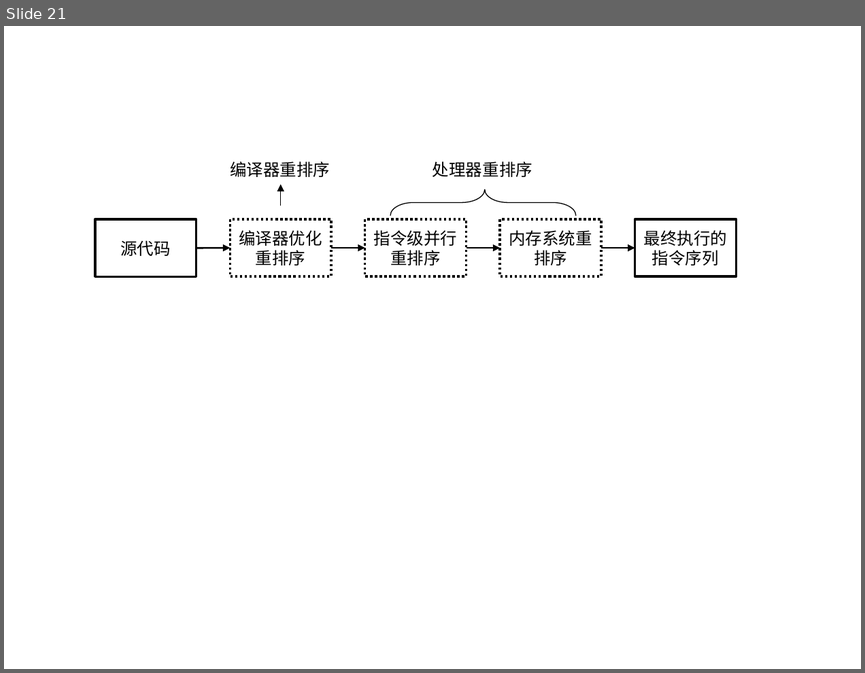
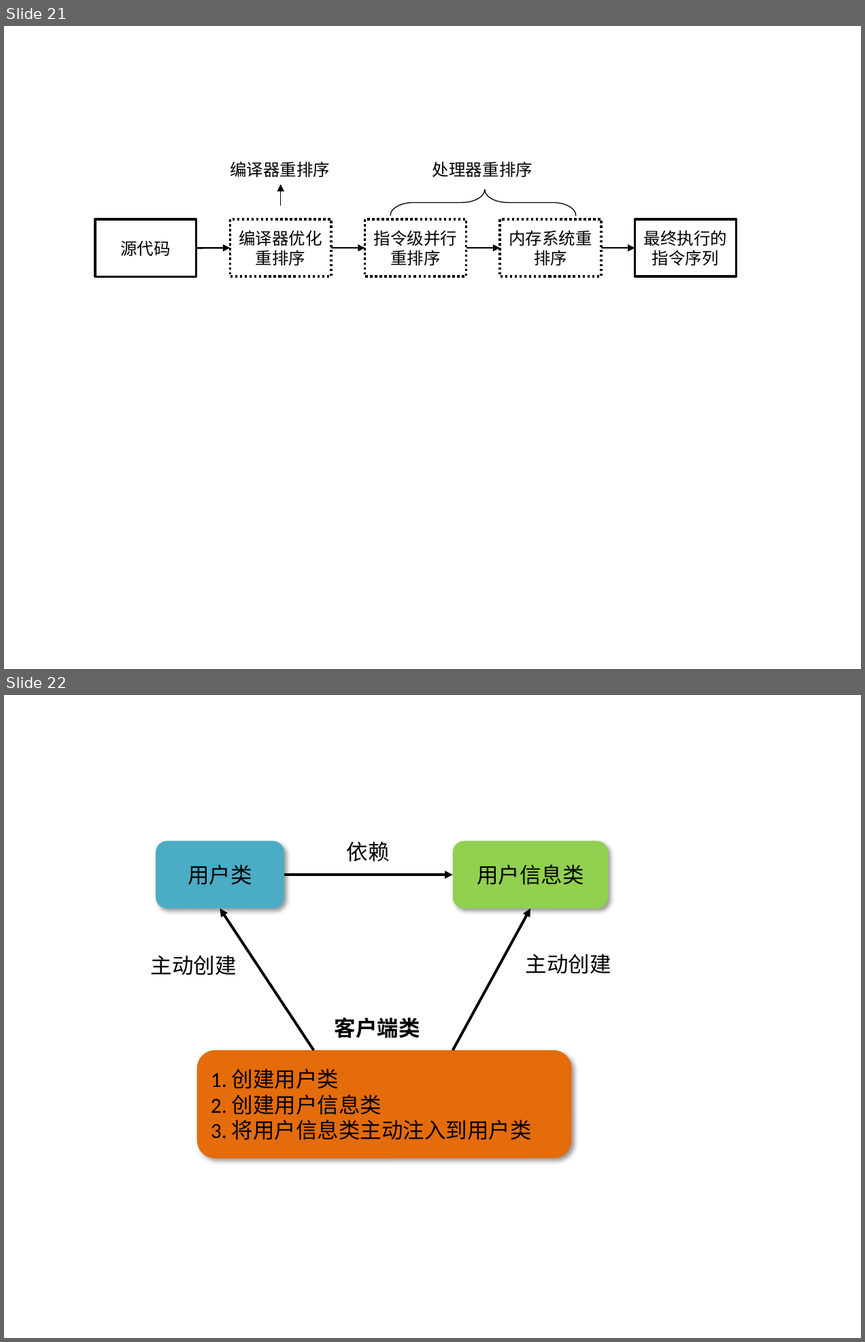
Before and after one commit to str818/Personal-Notes, a slide deck: assets/pic.pptx. Shown one above the other, each under a label of ours: slide 21 before the commit, slides 21 and 22 after it. The pictures are 865x673 and 865x1342 pixels, drawn with LibreOffice and Linux fonts; fonts in the diff are those of the drawing. Boxes give left, top, right and bottom in pixels: in the first picture for what was removed or moved away, otherwise in the second. Text is boxed around its words. In the diff, an @@ line names an element or a change of style, - is before the commit and + after.

```diff
--- a/assets/pic.pptx
+++ b/assets/pic.pptx
@@ slide 22 added at [4, 695, 861, 1338], background #FFFFFF @@
@@ rounded rectangle added at [156, 841, 284, 909], fill #4BACC6, 18 pt, text #000000 @@
+用户类
@@ text added at [347, 841, 390, 862], 18 pt, text #000000 @@
+依赖
@@ rounded rectangle added at [453, 841, 608, 909], fill #92D050, 18 pt, text #000000 @@
+用户信息类
@@ arrow added from (284, 875) to (453, 875), #000000 2.25 pt @@
@@ arrow added from (313, 1050) to (220, 909), #000000 2.25 pt @@
@@ arrow added from (453, 1050) to (530, 909), #000000 2.25 pt @@
@@ text added at [151, 955, 237, 975], 18 pt, text #000000 @@
+主动创建
@@ text added at [526, 953, 611, 974], 18 pt, text #000000 @@
+主动创建
@@ text added at [334, 1017, 420, 1038], 18 pt, text #000000, bold @@
+客户端类
@@ rounded rectangle added at [197, 1050, 571, 1157], fill #E46C0A, 18 pt, text #000000 @@
+1. 创建用户类
+2. 创建用户信息类
+3. 将用户信息类主动注入到用户类
```
Also in this commit, not shown: 1 other slide added.
